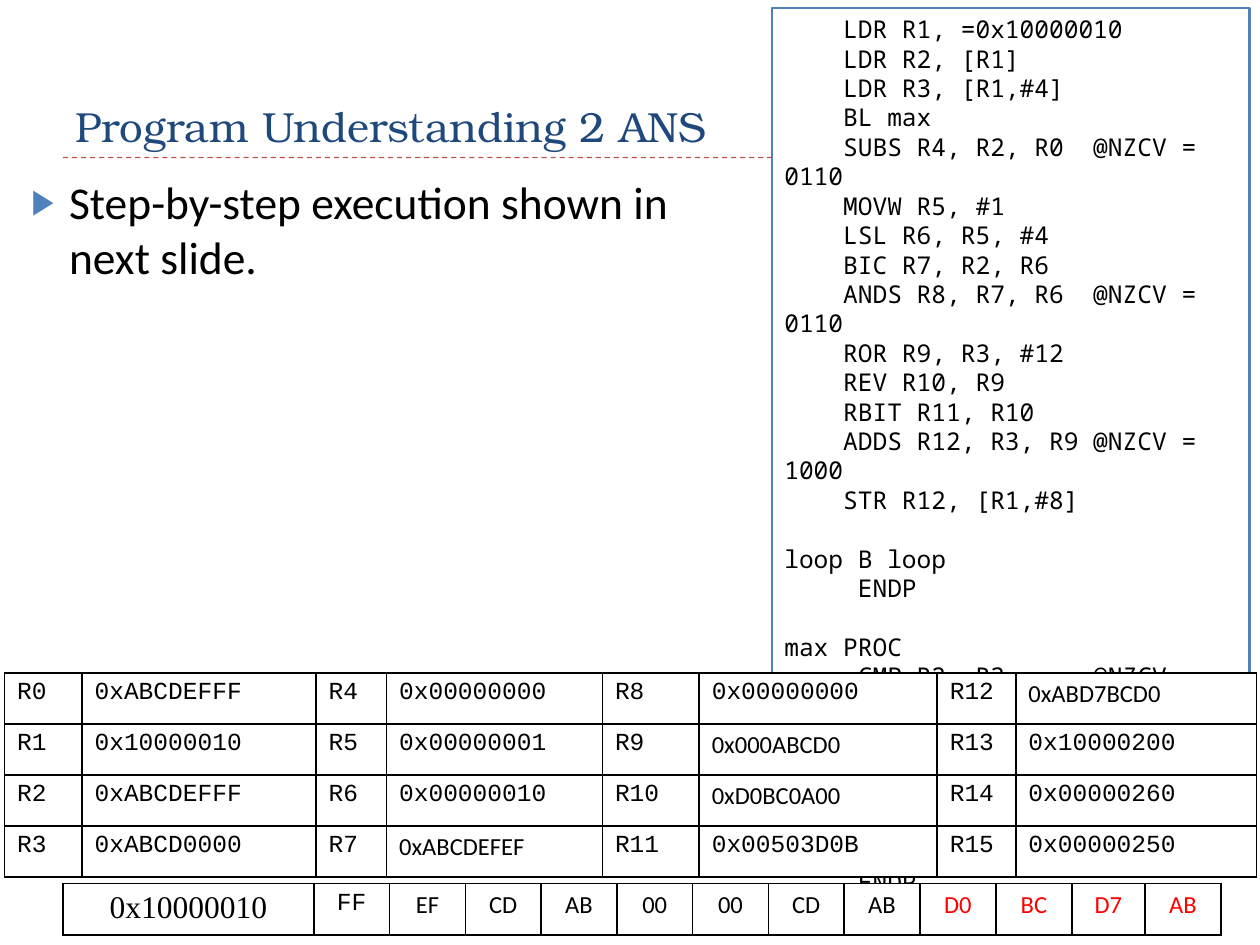
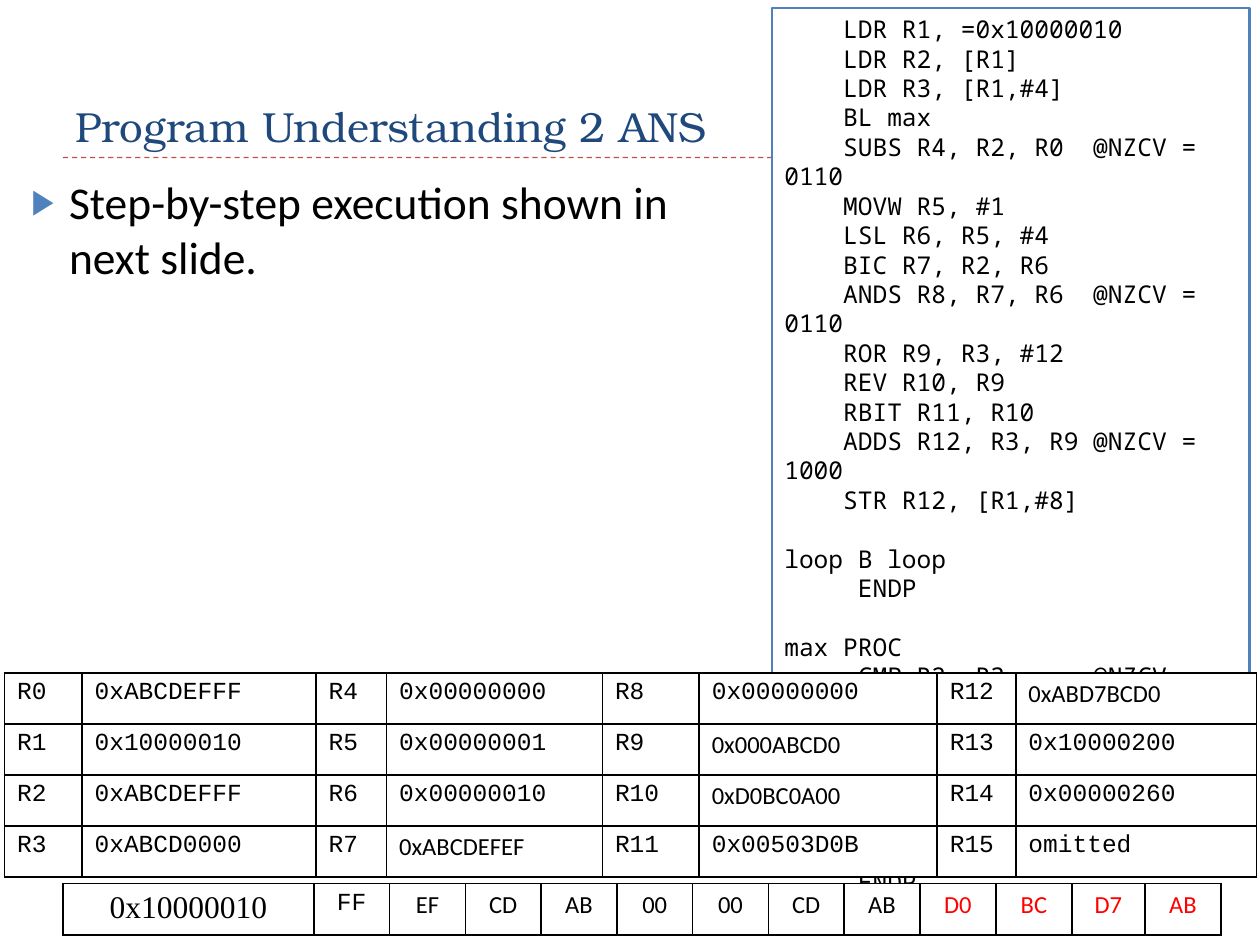
Before and after one commit to guhofstra/CSC111Fa25, a slide deck: slide 33 of PPTs/Ch5_ARM_Load_Store_Exercises_ANS.pptx. Drawn at 1260x945 pixels with LibreOffice and Linux fonts; fonts in the diff are those of the drawing. Boxes give left, top, right and bottom in pixels: in the first picture for what was removed or moved away, otherwise in the second. Text is boxed around its words. In the diff, an @@ line names an element or a change of style, - is before the commit and + after.

```diff
--- a/PPTs/Ch5_ARM_Load_Store_Exercises_ANS.pptx
+++ b/PPTs/Ch5_ARM_Load_Store_Exercises_ANS.pptx
@@ table at (x1=5, y1=673, x2=1256, y2=877) @@
-row 4, column 8: 0x00000250
+row 4, column 8: omitted
```
Also in this commit, not shown: 5 other slides changed, 1 slide added, 3 other files.
